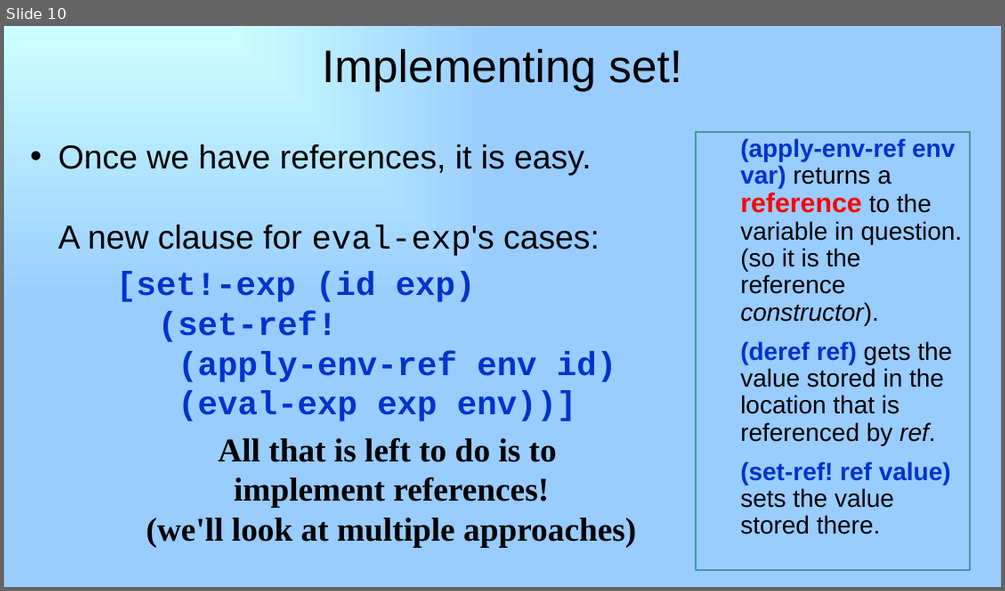
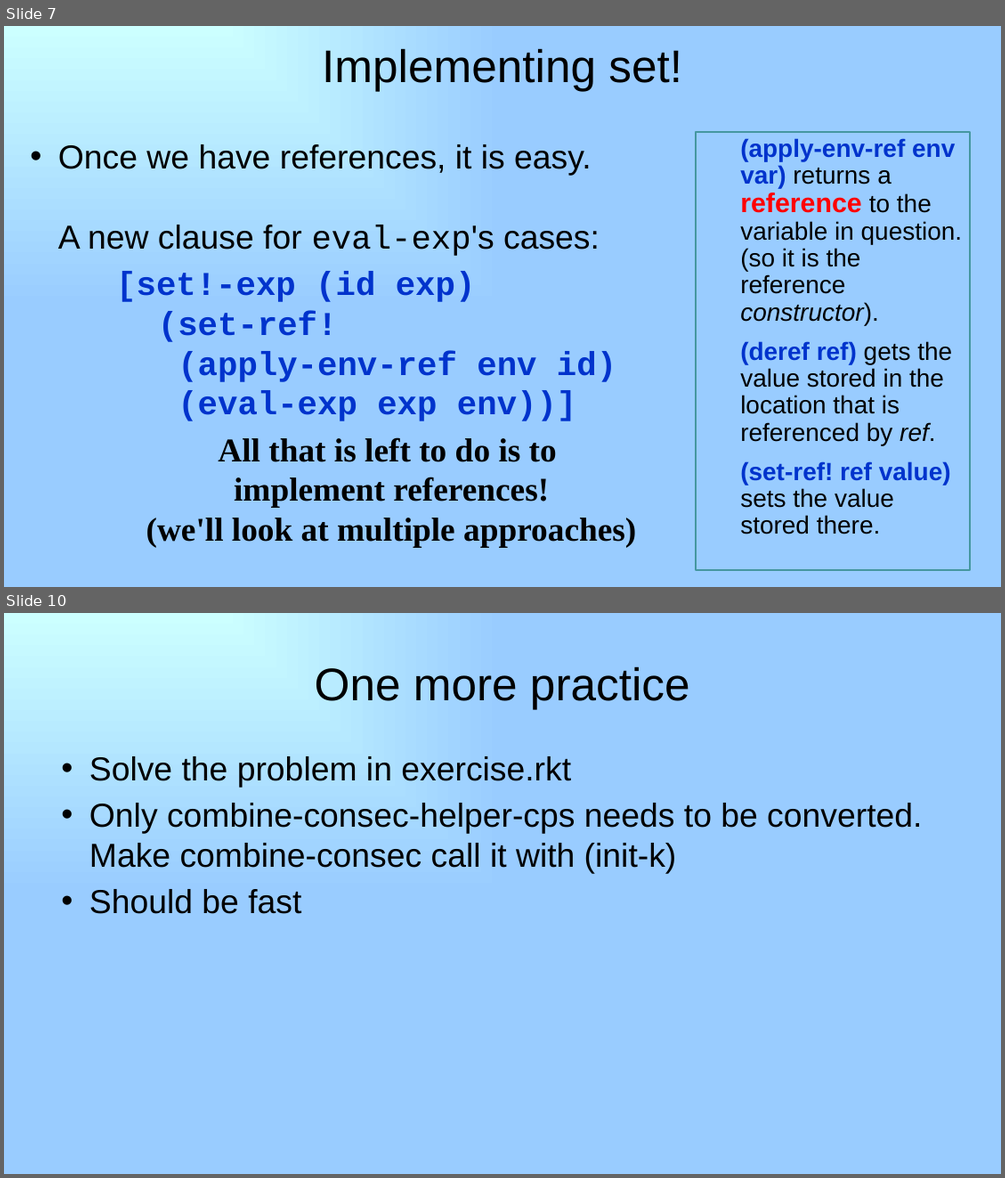
Before and after one commit to RHIT-CSSE/csse304, a slide deck: ClassMaterials/CPSFinal/26-CPSWrapup_set-bang.pptx. Shown one above the other, each under a label of ours: slide 10 before the commit, slides 7 and 10 after it; the slides between them are not shown. The pictures are 1005x591 and 1005x1178 pixels, drawn with LibreOffice and Linux fonts; fonts in the diff are those of the drawing. Boxes give left, top, right and bottom in pixels: in the first picture for what was removed or moved away, otherwise in the second. Text is boxed around its words. In the diff, an @@ line names an element or a change of style, - is before the commit and + after.

```diff
--- a/ClassMaterials/CPSFinal/26-CPSWrapup_set-bang.pptx
+++ b/ClassMaterials/CPSFinal/26-CPSWrapup_set-bang.pptx
@@ slide 10 added at box(4, 613, 1001, 1174), background gradient #CCFFFF to #99CCFF @@
@@ title added at box(315, 666, 690, 709), 44 pt, text #000000 @@
+One more practice
@@ text added at box(89, 756, 922, 914), 32 pt, text #000000 @@
+• Solve the problem in exercise.rkt
+• Only combine-consec-helper-cps needs to be converted. Make combine-consec call it with (init-k)
+• Should be fast
@@ what was slide 10 is now slide 7 @@
```
Also in this commit, not shown: 2 slides changed, 2 other slides added, 32 slides removed, 2 other files.
